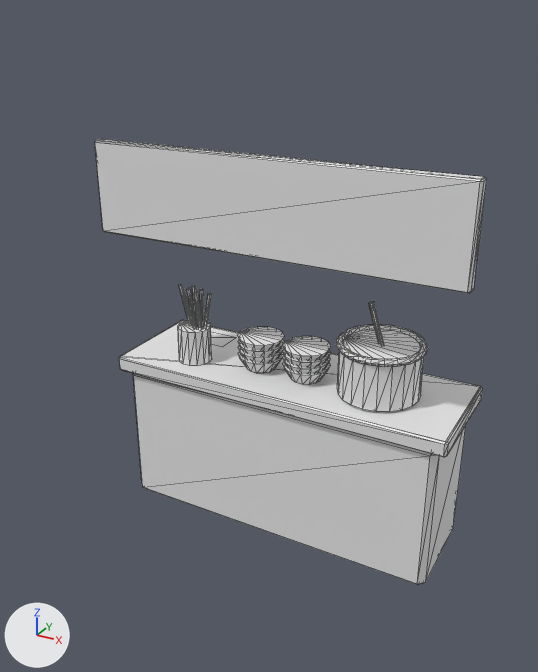
An edit to the OBJ model assets/tts/port-meridian-final-boarding/noodle-hatch.obj, drawn before and after from the same camera.
Rendered twice from a 50 mm camera at (3.57, -0.84, 2.78) aimed at (1.94, 2.13, 1.3). Lighting does not change. The marker at lower left points along +X, +Y and +Z. The older version comes first. Mesh edges are drawn as thin lines. Where no turn or scale is listed for an object, it has been applied to the vertices.

The first picture shows 'noodle-hatch'.
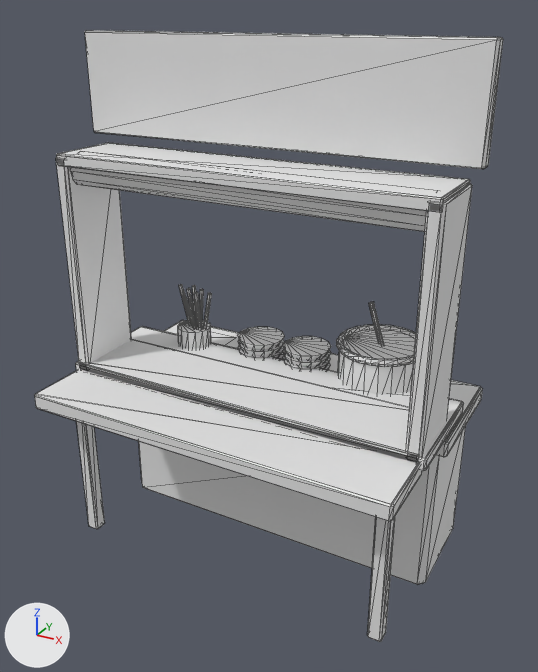
The newer file is also turned or shifted as a whole; pictures and numbers use the older file's frame.

Boxes [x1, y1, x2, y2] around the edits, measured in the pictures (538 x 672 px; the box of a moved part takes in the faces that stretch with it):
'noodle-hatch', reshaped (19% wider, 37% taller): before [95, 139, 487, 585]; after [35, 30, 503, 642]
part 1 of me_noodle_hatch, added: after [80, 339, 417, 463]
part 2 of me_noodle_hatch, added: after [57, 143, 470, 211]
part 3 of me_noodle_hatch, added: after [76, 326, 464, 471]
part 4 of me_noodle_hatch, added: after [71, 151, 438, 232]
part 5 of me_noodle_hatch, added: after [367, 516, 396, 642]
part 6 of me_noodle_hatch, added: after [76, 421, 105, 529]
part 7 of me_noodle_hatch, added: after [35, 369, 422, 521]
part 8 of me_noodle_hatch, added: after [406, 183, 472, 462]
part 9 of me_noodle_hatch, added: after [56, 157, 132, 369]
part 10 of me_noodle_hatch, moved or reshaped: before [95, 139, 487, 293]; after [85, 30, 503, 169]

What the commit changed:
me_noodle_hatch is used by ob_noodle_hatch; location (0.0, 0.0, 0.0).
me_noodle_hatch had 666 vertices, 1228 faces and spanned x 0.9..2.89, y 2.15..2.81, z 0.03..2.16.
me_noodle_hatch now has 946 vertices, 1752 faces and spans x 0.9..2.89, y 1.48..2.81, z 0.03..2.68.
me_noodle_hatch part 1: the loose piece of 32 vertices spanning x 0.93..2.87, y 2.15..2.81, z 0.86..0.94 is copied, and the copy is scaled about its middle by (0.968, 0.586, 0.674), then moved by (0.0, -0.48, 0.14); it spans x 0.96..2.84, y 1.81..2.19, z 1.01..1.06.
me_noodle_hatch part 2: the loose piece of 32 vertices spanning x 0.93..2.87, y 2.15..2.81, z 0.86..0.94 is copied, and the copy is scaled about its middle by (0.968, 0.586, 0.674), then moved by (0.0, -0.48, 1.22); it spans x 0.96..2.84, y 1.81..2.19, z 2.1..2.15.
me_noodle_hatch part 3: the loose piece of 32 vertices spanning x 0.93..2.87, y 2.15..2.81, z 0.86..0.94 is copied, and the copy is scaled about its middle by (1, 0.897, 0.747), then moved by (0.0, -0.38, 0.12); it spans x 0.93..2.87, y 1.81..2.39, z 0.99..1.05.
me_noodle_hatch part 4: a new loose piece, a 12-sided cylinder along x spanning x 1.02..2.78, y 1.84..2.0, z 1.99..2.15.
me_noodle_hatch part 5: the loose piece of 32 vertices spanning x 0.98..2.82, y 2.18..2.76, z 0.03..0.85 is copied, and the copy is scaled about its middle by (0.0333, 0.114, 1.08), then moved by (0.85, -0.78, 0.12); it spans x 2.71..2.78, y 1.66..1.73, z 0.13..1.0.
me_noodle_hatch part 6: the loose piece of 32 vertices spanning x 0.98..2.82, y 2.18..2.76, z 0.03..0.85 is copied, and the copy is scaled about its middle by (0.0333, 0.114, 1.08), then moved by (-0.82, -0.78, 0.12); it spans x 1.04..1.12, y 1.66..1.73, z 0.13..1.0.
me_noodle_hatch part 7: the loose piece of 32 vertices spanning x 0.93..2.87, y 2.15..2.81, z 0.86..0.94 is copied, and the copy is scaled about its middle by (0.976, 0.577, 0.977), then moved by (0.0, -0.81, 0.08); it spans x 0.95..2.85, y 1.48..1.86, z 0.94..1.02.
me_noodle_hatch part 8: a new loose piece of 32 vertices spanning x 2.77..2.85, y 1.81..2.19, z 1.02..2.14.
me_noodle_hatch part 9: a new loose piece of 32 vertices spanning x 0.95..1.03, y 1.81..2.19, z 1.02..2.14.
Part 10, on me_noodle_hatch:
36 vertices in x 0.9..2.89, y 2.15..2.22, z 1.68..2.16 move by (0.0, 0.0, 0.52).
